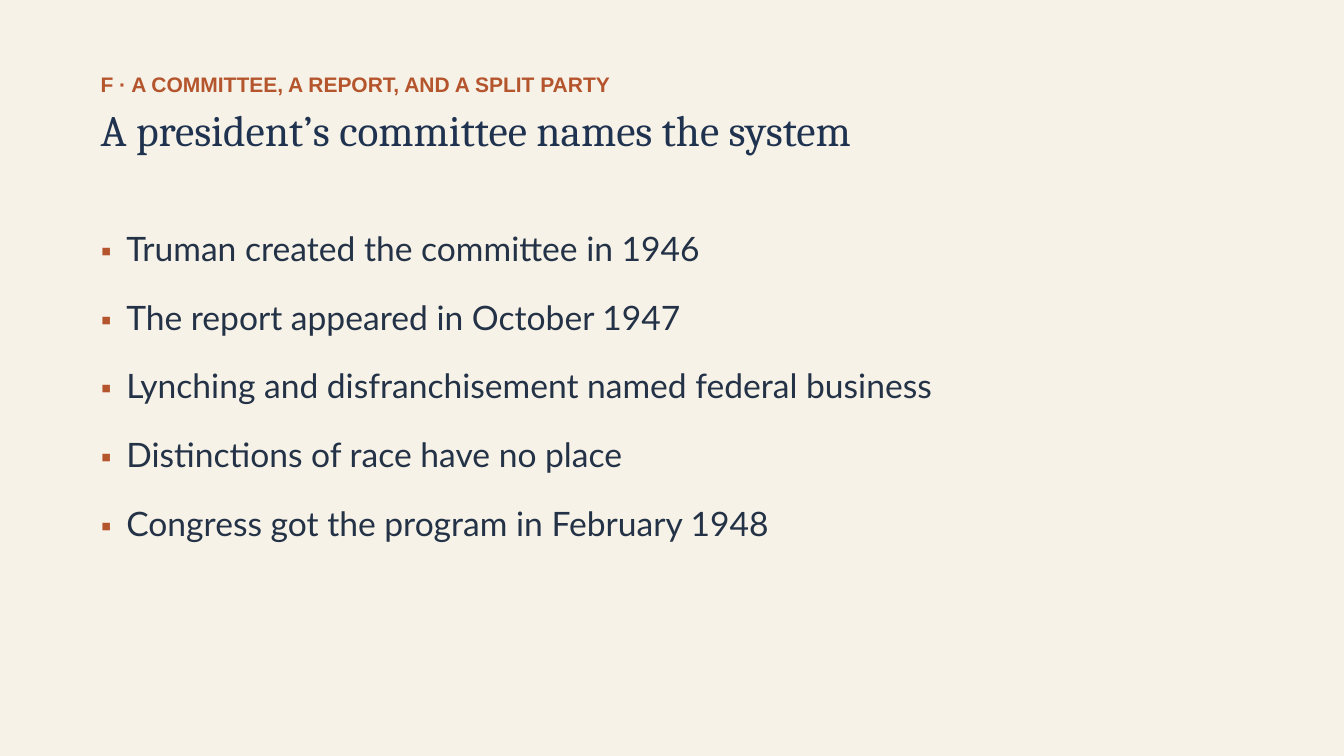
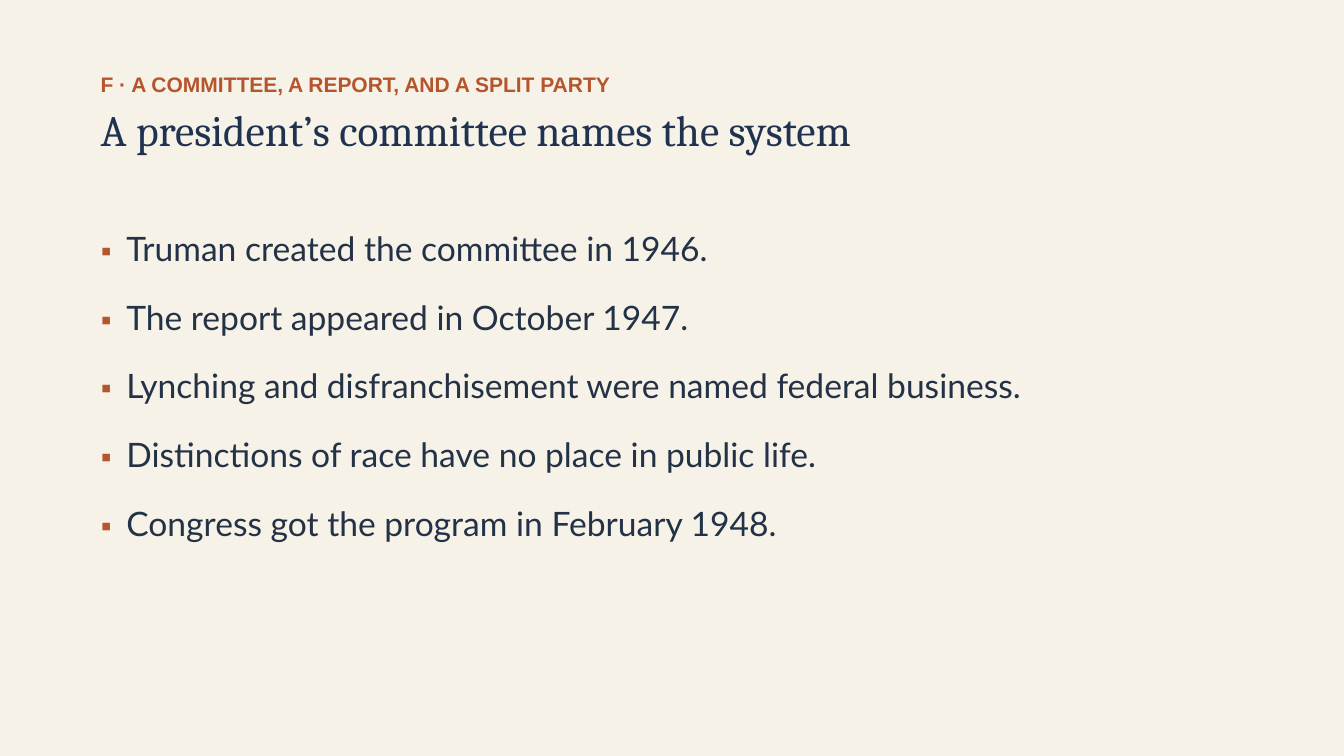
Before and after one commit to ab17gthb/humanities-curriculum-group, a slide deck: slide 18 of civil-rights/lesson-01/lesson-01-slides.pptx. Drawn at 1344x756 pixels with LibreOffice and Linux fonts; fonts in the diff are those of the drawing. Boxes give left, top, right and bottom in pixels: in the first picture for what was removed or moved away, otherwise in the second. Text is boxed around its words. In the diff, an @@ line names an element or a change of style, - is before the commit and + after.

```diff
--- a/civil-rights/lesson-01/lesson-01-slides.pptx
+++ b/civil-rights/lesson-01/lesson-01-slides.pptx
@@ text at (126, 236, 1021, 542): text changed @@
-▪ Truman created the committee in 1946
-▪ The report appeared in October 1947
-▪ Lynching and disfranchisement named federal business
-▪ Distinctions of race have no place
-▪ Congress got the program in February 1948
+▪ Truman created the committee in 1946.
+▪ The report appeared in October 1947.
+▪ Lynching and disfranchisement were named federal business.
+▪ Distinctions of race have no place in public life.
+▪ Congress got the program in February 1948.
```
Also in this commit, not shown: 8 other slides changed, 6 other files.
